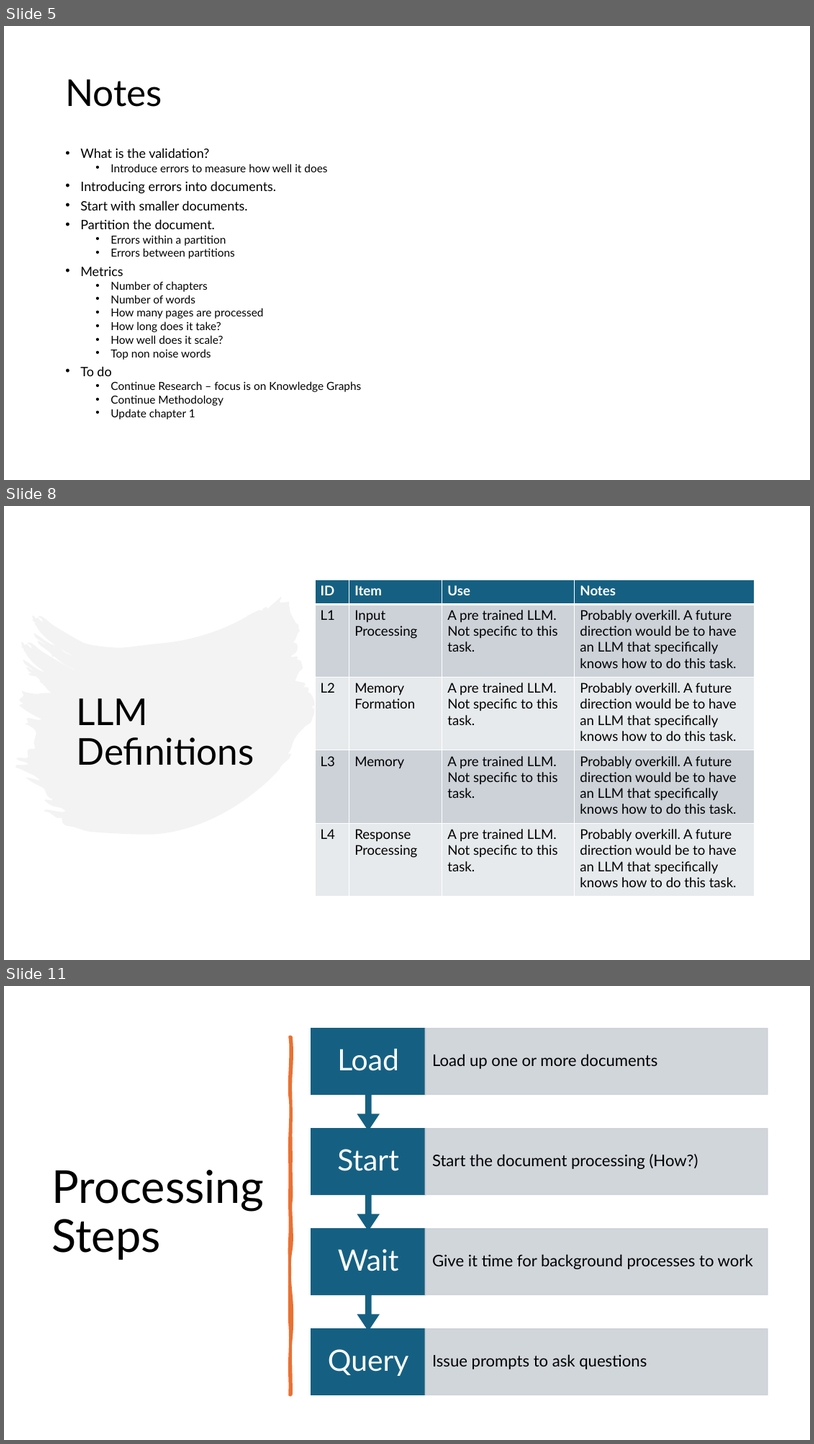
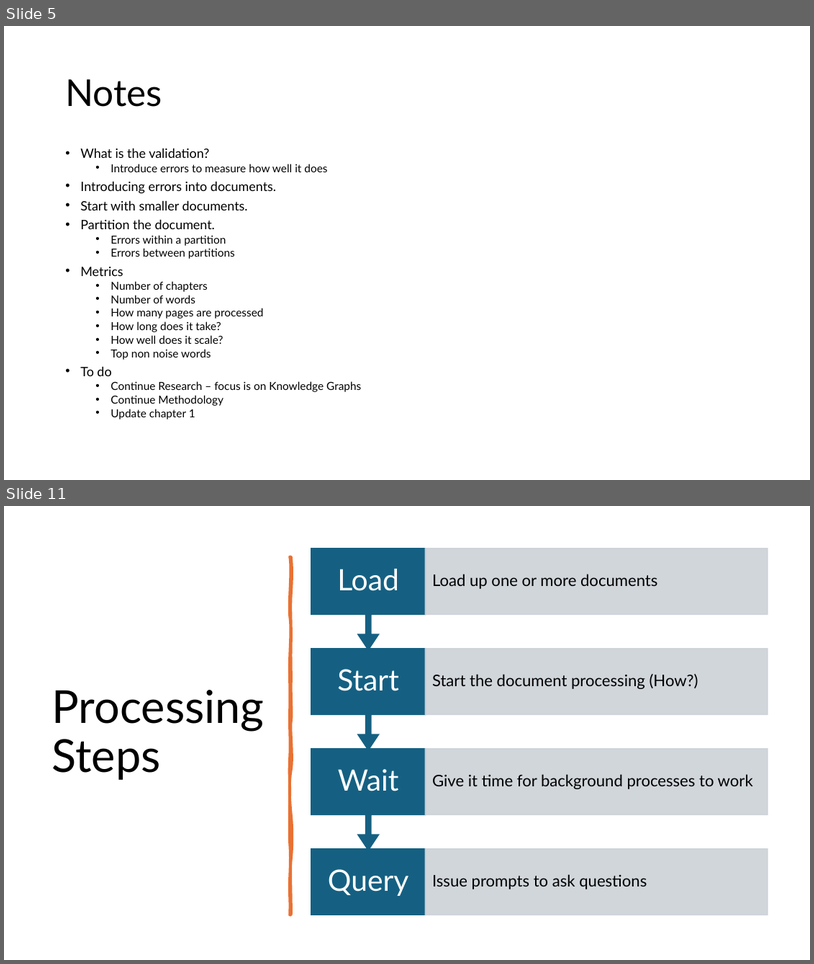
Before and after one commit to OwlSaver/GWU, a slide deck: Praxis/Advisor/Session 7/Wacey Michal Praxis Methodology V2.pptx. Shown one above the other, each under a label of ours: slides 5, 8 and 11 before the commit, slides 5 and 11 after it; the slides between them are not shown. The pictures are 814x1444 and 814x964 pixels, drawn with LibreOffice and Linux fonts; fonts in the diff are those of the drawing. Boxes give left, top, right and bottom in pixels: in the first picture for what was removed or moved away, otherwise in the second. Text is boxed around its words. In the diff, an @@ line names an element or a change of style, - is before the commit and + after.

```diff
--- a/Praxis/Advisor/Session 7/Wacey Michal Praxis Methodology V2.pptx
+++ b/Praxis/Advisor/Session 7/Wacey Michal Praxis Methodology V2.pptx
@@ slide 8 removed at (x1=4, y1=506, x2=810, y2=960), background #FFFFFF @@
@@ table removed at (x1=315, y1=580, x2=756, y2=896), 5 rows, 4 columns @@
-ID | Item | Use | Notes
-L1 | Input Processing | A pre trained LLM. Not specific to this task. | Probably overkill. A future direction would be to have an LLM that specifically knows how to do this task.
-L2 | Memory Formation | A pre trained LLM. Not specific to this task. | Probably overkill. A future direction would be to have an LLM that specifically knows how to do this task.
-L3 | Memory | A pre trained LLM. Not specific to this task. | Probably overkill. A future direction would be to have an LLM that specifically knows how to do this task.
-L4 | Response Processing | A pre trained LLM. Not specific to this task. | Probably overkill. A future direction would be to have an LLM that specifically knows how to do this task.
@@ freeform shape removed at (x1=16, y1=597, x2=315, y2=834) @@
@@ title removed at (x1=76, y1=698, x2=254, y2=765) @@
-LLM Definitions
```
Also in this commit, not shown: 7 slides changed, 1 slide added, 3 other files.
